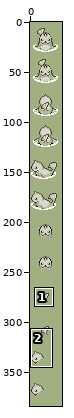
Two states of a sprite sheet, graphics/shiny/dewgongShiny.png. Above: a wide view before the commit, with the close-up outlined.
Close-up. As it was:
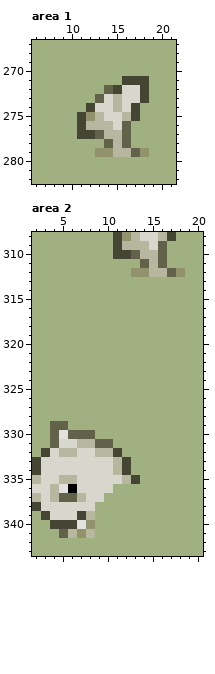
The file is 32x384 pixels. Shown: area 1: x 6..21, y 267..282; area 2: x 2..20, y 308..343. The commit also changed other parts of the picture, which this record leaves out.
And afterwards:
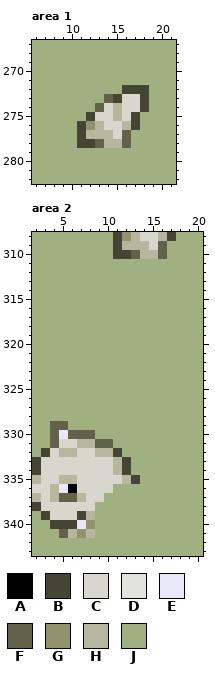
Palette (. is transparent): A #000000  B #454534  C #d7d7ce  D #e1e1dd  E #e8e8f8  F #62624a  G #92926d  H #b7b79f  J #a0b080
Changes in this commit:
Changed rows in their new state; - is an unchanged pixel.
Area 1:
first column x 11:
271 -----JJJ
272 ---JJBB-
273 --JFB---
274 -JF---CB
275 JBC-HC--
276 -G-C-HB-
277 -HH-C---
278 BBFH----
279 --JJJJJJ
Area 2:
first column x 13:
311 -JJJ--
312 JJJJJJ
first column x 5:
330 E
first column x 5:
336 E
first column x 7:
340 E
